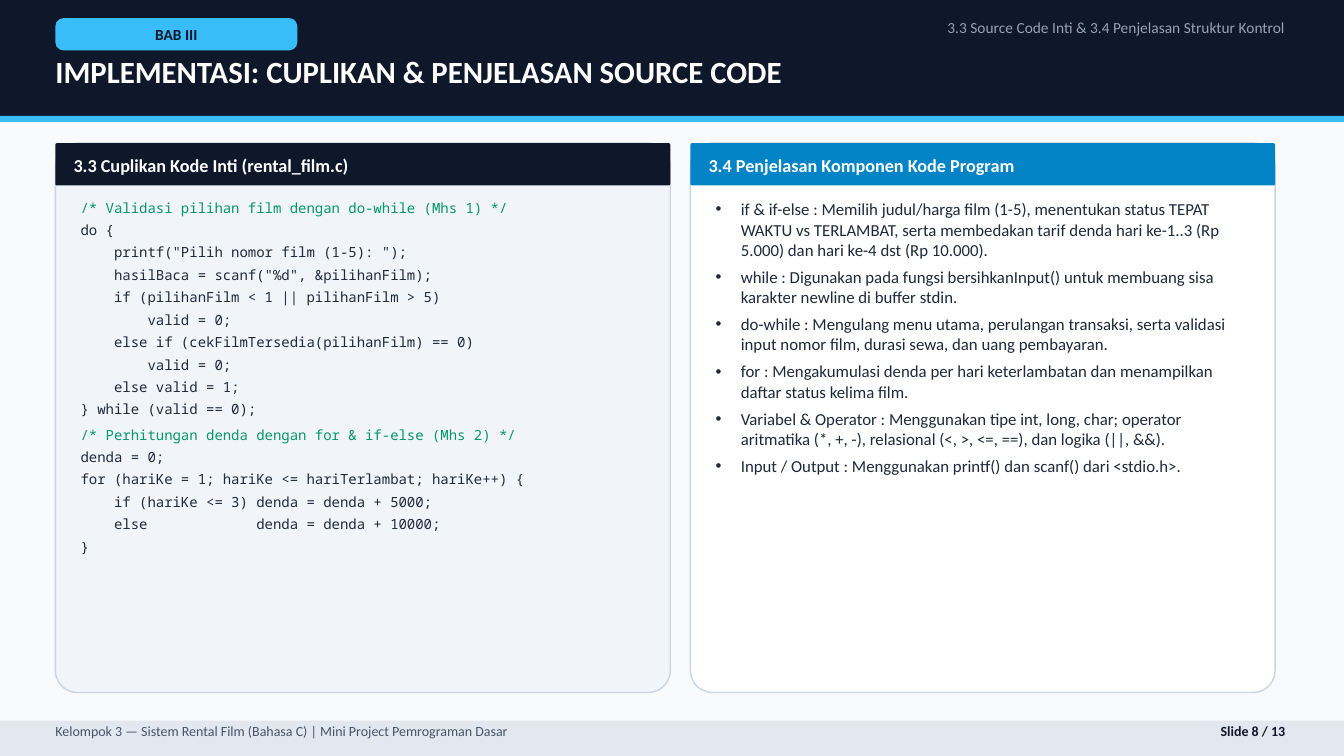
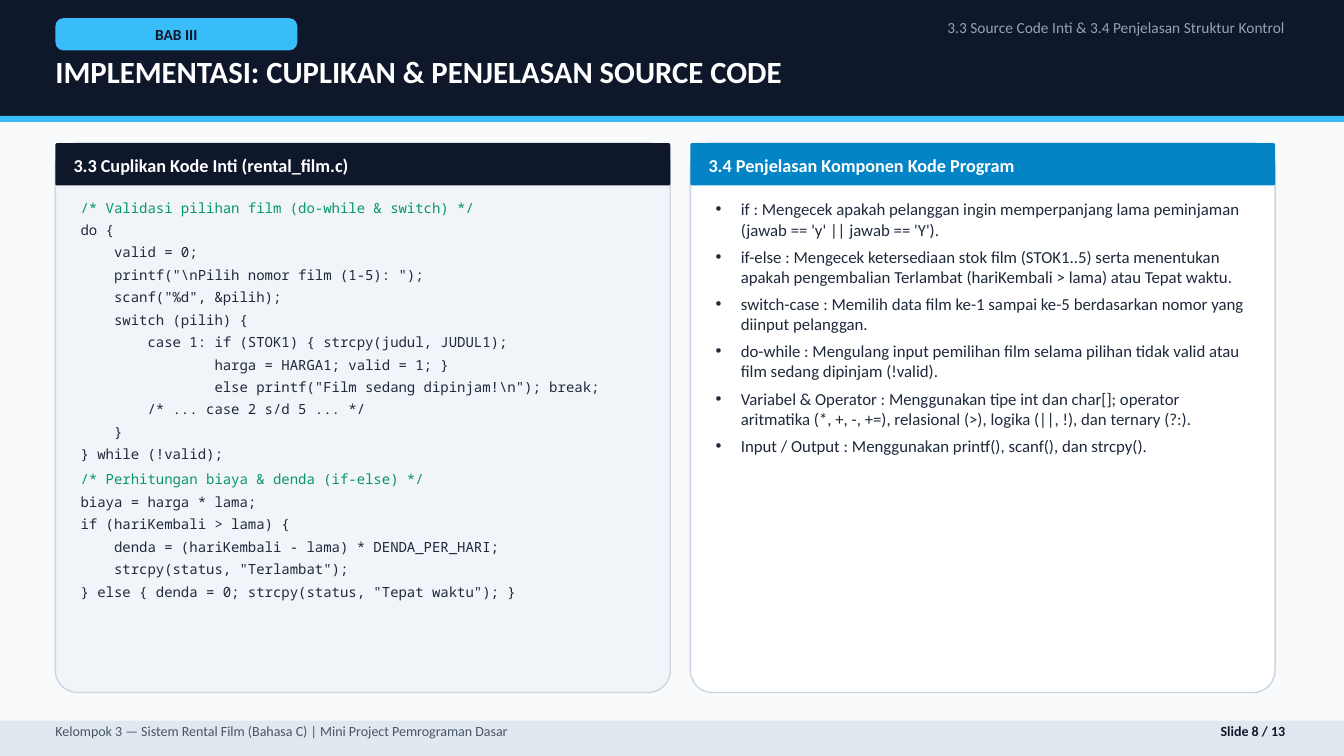
Before and after one commit to BayuArga669/UTS-Pemrograman, a slide deck: slide 8 of Presentasi_Rental_Film_Kelompok_3.pptx. Drawn at 1344x756 pixels with LibreOffice and Linux fonts; fonts in the diff are those of the drawing. Boxes give left, top, right and bottom in pixels: in the first picture for what was removed or moved away, otherwise in the second. Text is boxed around its words. In the diff, an @@ line names an element or a change of style, - is before the commit and + after.

```diff
--- a/Presentasi_Rental_Film_Kelompok_3.pptx
+++ b/Presentasi_Rental_Film_Kelompok_3.pptx
@@ text at (106, 202, 449, 217): text changed @@
-/* Validasi pilihan film dengan do-while (Mhs 1) */
+/* Validasi pilihan film (do-while & switch) */
@@ text at (741, 203, 1243, 455): text changed @@
-• if & if-else : Memilih judul/harga film (1-5), menentukan status TEPAT WAKTU vs TERLAMBAT, serta membedakan tarif denda hari ke-1..3 (Rp 5.000) dan hari ke-4 dst (Rp 10.000).
-• while : Digunakan pada fungsi bersihkanInput() untuk membuang sisa karakter newline di buffer stdin.
-• do-while : Mengulang menu utama, perulangan transaksi, serta validasi input nomor film, durasi sewa, dan uang pembayaran.
-• for : Mengakumulasi denda per hari keterlambatan dan menampilkan daftar status kelima film.
-• Variabel & Operator : Menggunakan tipe int, long, char; operator aritmatika (*, +, -), relasional (<, >, <=, ==), dan logika (||, &&).
-• Input / Output : Menggunakan printf() dan scanf() dari <stdio.h>.
+• if : Mengecek apakah pelanggan ingin memperpanjang lama peminjaman (jawab == 'y' || jawab == 'Y').
+• if-else : Mengecek ketersediaan stok film (STOK1..5) serta menentukan apakah pengembalian Terlambat (hariKembali > lama) atau Tepat waktu.
+• switch-case : Memilih data film ke-1 sampai ke-5 berdasarkan nomor yang diinput pelanggan.
+• do-while : Mengulang input pemilihan film selama pilihan tidak valid atau film sedang dipinjam (!valid).
+• Variabel & Operator : Menggunakan tipe int dan char[]; operator aritmatika (*, +, -, +=), relasional (>), logika (||, !), dan ternary (?:).
+• Input / Output : Menggunakan printf(), scanf(), dan strcpy().
@@ text at (114, 246, 441, 306): paragraphs removed @@
-printf("Pilih nomor film (1-5): ");
-hasilBaca = scanf("%d", &pilihanFilm);
-if (pilihanFilm < 1 || pilihanFilm > 5)
@@ text at (114, 269, 599, 414): text changed @@
-else if (cekFilmTersedia(pilihanFilm) == 0)
-valid = 0;
-else valid = 1;
-} while (valid == 0);
-/* Perhitungan denda dengan for & if-else (Mhs 2) */
-denda = 0;
-for (hariKe = 1; hariKe <= hariTerlambat; hariKe++) {
-if (hariKe <= 3) denda = denda + 5000;
-else denda = denda + 10000;
+printf("\nPilih nomor film (1-5): ");
+scanf("%d", &pilih);
+switch (pilih) {
+case 1: if (STOK1) { strcpy(judul, JUDUL1);
+harga = HARGA1; valid = 1; }
+else printf("Film sedang dipinjam!\n"); break;
+/* ... case 2 s/d 5 ... */
@@ text at (81, 448, 499, 601): paragraphs added @@
+} while (!valid);
+/* Perhitungan biaya & denda (if-else) */
+biaya = harga * lama;
+if (hariKembali > lama) {
+denda = (hariKembali - lama) * DENDA_PER_HARI;
+strcpy(status, "Terlambat");
+} else { denda = 0; strcpy(status, "Tepat waktu"); }
```
Also in this commit, not shown: 12 other slides changed, 4 other files.
